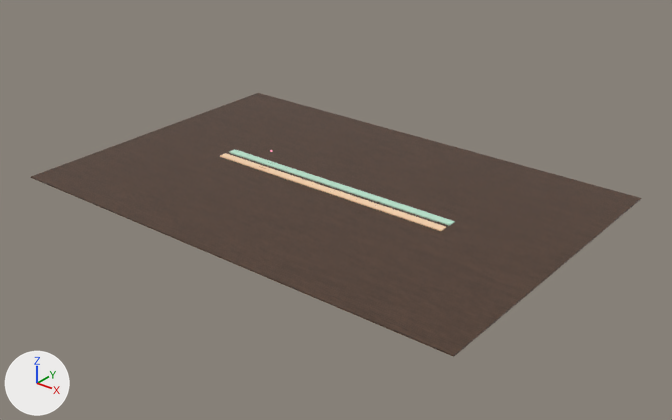
One commit to the Blender file blender/hopping_spor.blend: the scene before it, then after it.
Both versions are drawn from a 50 mm lens placed at (105.2, -115.9, 67.9), pointed at (14.2, -2.1, -2.7). The axes (+X, +Y, +Z) are drawn at lower left. The lights are the same throughout. The picture after the commit comes second. Text is drawn in Blender's own font.

The first picture shows 'Bane innsikt', 'Bane prototype', 'Gulv'.
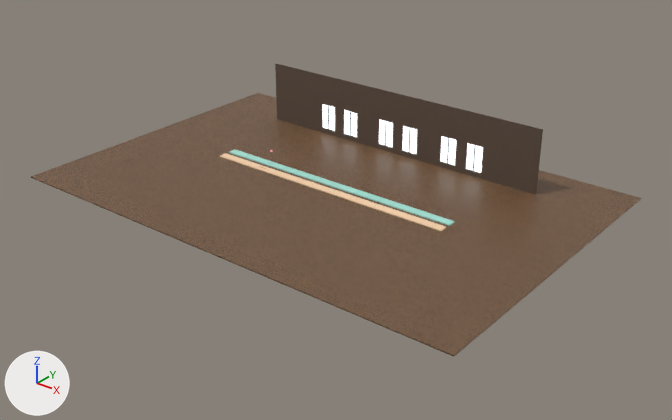
Where the newer file only moved an object's origin or applied its transform, the numbers keep the older frame.

Boxes (x1, y1, x2, y2) around the edits, measured in the pictures (672 x 420 px):
'Gulv', recoloured
    both: (31, 93, 641, 357)
'Bakvegg', added (brown)
    after: (275, 64, 543, 195)
'Vindu bak 24.5', added
    after: (466, 143, 483, 173)
'Vindu bak 19.0', added
    after: (440, 136, 457, 166)
'Vindu bak 10.5', added
    after: (402, 126, 417, 154)
'Vindu bak 5.0', added
    after: (379, 119, 393, 147)
'Vindu bak -3.5', added
    after: (344, 110, 357, 137)
'Vindu bak -9.0', added
    after: (322, 104, 335, 131)

The change, as a list of edits to the scene's bpy script:
```text
Add mat_bardisk:
    mat_bardisk = bpy.data.materials.new('Bardisk')
    # nodes: BsdfPrincipled, Bump, Mapping, Mix, OutputMaterial, TexCoord, TexNoise, TexWave, ValToRGB
    # colours: brown #4a3424, brown #8c6a4c
Add mat_dagslys:
    mat_dagslys = principled_material('Dagslys')
    mat_dagslys.base_color = (0.776, 0.839, 0.888)  # white #e4ecf2
    mat_dagslys.roughness = 0.3
    mat_dagslys.emission_color = (0.776, 0.839, 0.888)  # white #e4ecf2
    mat_dagslys.emission_strength = 1.4
Add mat_bakvegg:
    mat_bakvegg = bpy.data.materials.new('Bakvegg')
    # nodes: BsdfPrincipled, MapRange, Math, OutputMaterial, TexCoord, TexNoise
    # colours: brown #5a4a3e
Change me_cube:
    where me_cube.from_pydata(...)  # 8 vertices, 6 faces; spans x -44.8..44.8, y -30.0..30.0, z -0.1..0.1
    remove me_cube.materials.append(mat_gulv)
    add me_cube.materials.append(mat_bardisk)
Add me_cube_012:
    me_cube_012.from_pydata(...)  # a box spanning x -1.6..1.6, y -0.02..0.02, z -2.5..2.5
    me_cube_012.materials.append(mat_dagslys)  # white #e4ecf2, glowing white #e4ecf2
Add me_cube_001_1:
    me_cube_001_1.from_pydata(...)  # a box spanning x -30.0..30.0, y -0.1..0.1, z -7.0..7.0
    me_cube_001_1.materials.append(mat_bakvegg)
Add ob_vindu_bak_24_5:
    ob_vindu_bak_24_5 = bpy.data.objects.new('Vindu bak 24.5', me_cube_012)
    ob_vindu_bak_24_5.location = (28.3, 19.9, 3.6)
Add ob_vindu_bak_19_0:
    ob_vindu_bak_19_0 = bpy.data.objects.new('Vindu bak 19.0', me_cube_012.copy())
    ob_vindu_bak_19_0.location = (22.8, 19.9, 3.6)
Add ob_vindu_bak_10_5:
    ob_vindu_bak_10_5 = bpy.data.objects.new('Vindu bak 10.5', me_cube_012.copy())
    ob_vindu_bak_10_5.location = (14.3, 19.9, 3.6)
Add ob_vindu_bak_5_0:
    ob_vindu_bak_5_0 = bpy.data.objects.new('Vindu bak 5.0', me_cube_012.copy())
    ob_vindu_bak_5_0.location = (8.8, 19.9, 3.6)
Add ob_vindu_bak__3_5:
    ob_vindu_bak__3_5 = bpy.data.objects.new('Vindu bak -3.5', me_cube_012.copy())
    ob_vindu_bak__3_5.location = (0.3, 19.9, 3.6)
Add ob_vindu_bak__9_0:
    ob_vindu_bak__9_0 = bpy.data.objects.new('Vindu bak -9.0', me_cube_012.copy())
    ob_vindu_bak__9_0.location = (-5.2, 19.9, 3.6)
Add ob_bakvegg:
    ob_bakvegg = bpy.data.objects.new('Bakvegg', me_cube_001_1)
    ob_bakvegg.location = (10.8, 20.0, 5.0)
```
